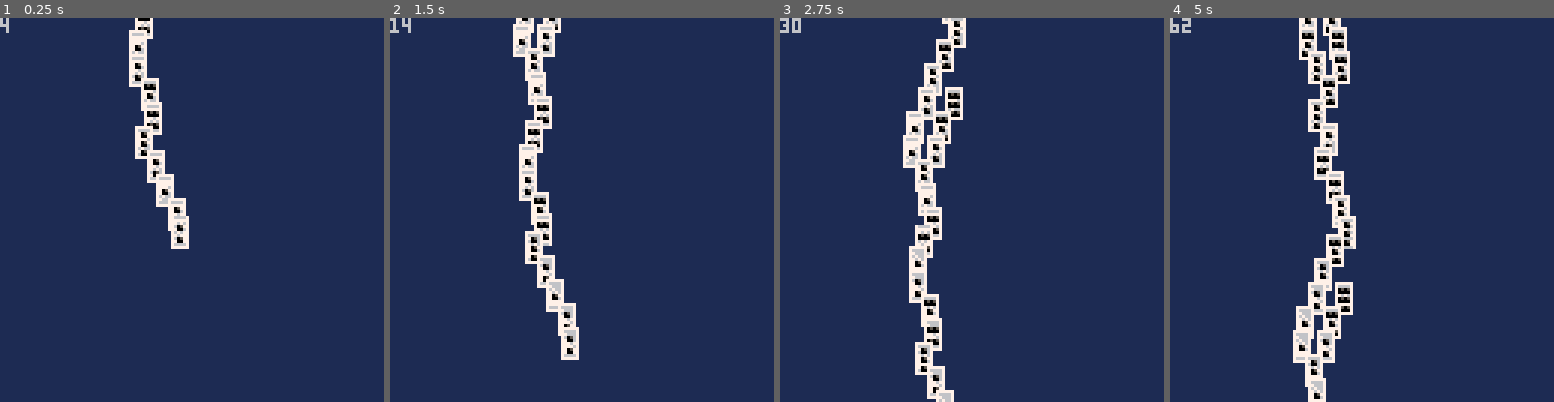
Above: before the commit, frames 1-4 (left to right).
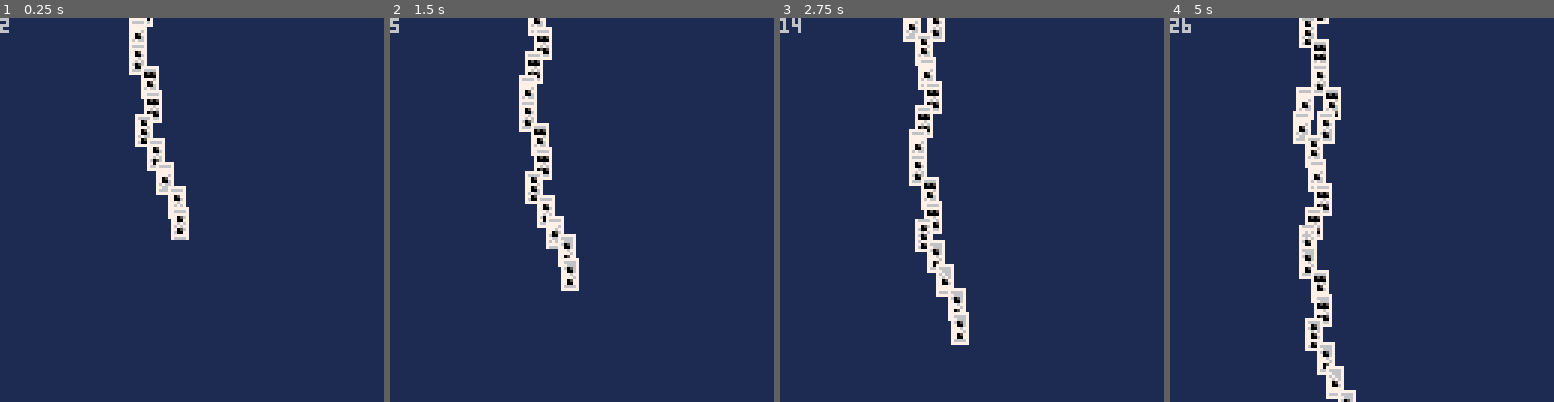
Above: after the commit, the same moments.

Repository: thomasmichaelwallace/pico-8-games
Game: PICO-8 cartridge chainr/chainr.p8
Same seed, same stepped clock (60 frames per second), same inputs: the game is played once before the commit and once after it.
Inputs:
- Up to frame 1 (0.25 s): no input
- Up to frame 2 (1.5 s): tap X (X key) at 0.33, 1.07 s; tap O (Z key) at 0.7 s
- Up to frame 3 (2.75 s): hold Right 1.6-2.1 s; tap O (Z key) at 1.7, 2.1, 2.5 s; tap X (X key) at 1.85 s; hold Right from 2.47 s (still down)
- Up to frame 4 (5 s): tap O (Z key) every 0.4 s from 2.9 to 4.9 s; tap X (X key) at 2.97, 4.08 s; release Right at 3.03 s; hold Left 3.08-3.58 s; hold Right 4.02-4.68 s

The runs differ from the first frame. In frame 1, 2.4% of the frame differs, in the area x 0-50%, y 0-61%; in frame 2, 6.5%; in frame 3, 8.4%; in frame 4, 9.6%, in the area x 0-49%, y 0-100%.

Commit message:
feat(chainr): fill missing by auto-select

Diff:
--- a/chainr/chainr.p8
+++ b/chainr/chainr.p8
@@ -3,16 +3,22 @@
 __lua__
 roots={}
 ends={}
+gaps={}
 score=0
 
 ani={
  t=0,--timer
  a=false,--animation frame
- r=4,--animation rate
+ r=8,--animation rate
  o=0,--offset
 }
 
-function add_domino(x,y,v)
+pnt={
+ x=64,
+ y=64,
+}
+
+function add_domino(x,y,g)
 	local d={
 		x=x,--screen x
 	 y=y,--map y
@@ -20,13 +26,21 @@
 	 n={},--next dominos
 	 f=false,--falling
 	 v=1+flr(rnd(6-1+1)),
+	 g=(g or false),-- true if gap
+	 k=false,--selected
 	 draw=function(self)
 	  for n in all(self.n) do
 	   n:draw()
 	  end
 	  local y=(128-8)-(self.y*8)+ani.o
-	 	spr(self.s,self.x,y,1,2)
-	 	spr(self.v+4,self.x,y-(self.s-1),1,2)
+	 	if(self.g)then
+	 	 local s=11
+	 	 if(self.k)s=12
+	 	 spr(s,self.x,y,1,2)
+	 	else
+	 	 spr(self.s,self.x,y,1,2)
+	 	 spr(self.v+4,self.x,y-(self.s-1),1,2)
+	  end
 	 end,
 	 update=function(self)
 	  if(not ani.a)return
@@ -44,10 +58,19 @@
 	  end
 	 end,
 	 fall=function(self)
+	  if(self.g)return
 	 	self.f=true
 	 	score+=self.v
+	 	if(score>1000)ani.r=4
+	 	if(score>2000)ani.r=2
+	 	--if(score>300)ani.r=2
 	 end,
 	 fwd=function(self,c)
+	  if(c==0)then
+	   d=add_domino(self.x,self.y+1,true)
+	   self.n={d}
+	   return self.n
+	  end
 	  local x=self.x
 	 	if(c<=1)then
 	 	 x+=rnd(8)-4
@@ -63,12 +86,17 @@
 	  end
 	  return self.n
 	 end,
-	 walk=function(self)
+	 walk=function(self,prop)
 	  self.y-=1
 	  --end of line
-	  if(#self.n==0 and self.y==16)then
+	  if(#self.n==0 and self.y==16 and prop)then
 	   local c=1
-	   if(rnd(10)>9)c=2
+	   local p=rnd(10)
+	   if(p>9)then
+	    c=2
+	   elseif(p<1)then
+	    c=0
+	   end
 	   --if(c==2)printh("s")
 	   local n=self:fwd(c)
 	   self.n={}
@@ -91,33 +119,49 @@
 	  end
 
 	  for n in all(self.n) do
-	   n:walk()
+	   n:walk(prop)
 	  end
 
 	  --start of line
 	  if(self.y==-1)then
+	   if(self.g)del(gaps,self)
 	 	 return self.n
 	 	end
 	 	return {self}
+	 end,
+	 fill=function(self)
+	  self.g=false
+	  self.k=false
+	  del(gaps,self)
 	 end
 	}
+	if(d.g)then
+	 add(gaps,d)
+	end
 	return d
+end
+
+function start()
+	score=0
+	gaps={}
+	ani.r=8
+ for n=1,1,1 do
+	 local n=2
+	 local r=add_domino(32*n-8,8)
+	 local d=r
+	 for y=0,8,1 do
+	  d=(d:fwd(1))[1]
+	 end
+	 r:fall()
+	 add(roots,r)
+ end
 end
 
 function _init()
  --printh("start")
  palt(0,false)
  palt(14,true)
- --for n=1,1,1 do
- local n=2
- local r=add_domino(32*n-8,8)
- local d=r
- for y=0,8,1 do
-  d=(d:fwd(1))[1]
- end
- r:fall()
- add(roots,r)
- --end
+ start()
 end
 
 function _update()
@@ -133,7 +177,7 @@
   local nr={}
   ends={} --reset
   for r in all(roots) do
-   local ws=r:walk()
+   local ws=r:walk(r.f)
    for w in all(ws) do
     add(nr,w)
    end
@@ -144,6 +188,36 @@
  for r in all(roots) do
   r:update()
  end
+
+ if(#gaps>0)then
+  local i=1
+  for gi=1,#gaps,1 do
+   if(gaps[gi].k)then
+    gaps[gi].k=false
+    i=gi
+   end
+  end
+  if(btnp(1))i+=1
+  if(btnp(0))i-=1
+  if(i<1)i=#gaps
+  if(i>#gaps)i=1
+  gaps[i].k=true
+
+  if(btnp(4)or btnp(5))then
+   gaps[i]:fill()
+  end
+ end
+
+ if(#roots==0)then
+  if(btnp(4)or btnp(5))then
+   --printh("reboot")
+   start()
+  end
+ end
+end
+
+function printc(t,y,c)
+ print(t,64-#t*2,y,c)
 end
 
 function _draw()
@@ -151,22 +225,28 @@
  for r in all(roots) do
   r:draw()
  end
- print(score)
+ if(#roots==0)then
+  printc("game over",53,13)
+  printc(tostr(score),61,9)
+  printc("press ❎ to replay",69,13)
+ else
+  print(score)
+ end
 end
 __gfx__
-00000000eeeeeeeeeeeeeeeeeeeeeeeeeeeeeeeeeeeeeeeeeeeeeeeeeeeeeeeeeeeeeeeeeeeeeeeeeeeeeeee0000000000000000000000000000000000000000
-00000000eeeeeeeeeeeeeeeeeeeeeeeee777777eeeeeeeeeeeeeeeeeeeeeeeeeeeeeeeeeeeeeeeeeeeeeeeee0000000000000000000000000000000000000000
-00700700eeeeeeeeeeeeeeeee766667ee766667eeeeeeeeeeeeeeeeeeeeeeeeeeeeeeeeeeeeeeeeeeeeeeeee0000000000000000000000000000000000000000
-00077000eeeeeeeee777777ee777777ee776667eeeeeeeeeeeeeeeeeeeeeeeeeeeeeeeeeeeeeeeeeeeeeeeee0000000000000000000000000000000000000000
-00077000e777777ee766667ee776767ee767667eeeeeeeeeeeeeeeeeeeeeeeeeeeeeeeeeeeeeeeeeeeeeeeee0000000000000000000000000000000000000000
-00700700e766667ee777777ee766677ee776767eeeeeeeeeeeeeeeeeeeeeeeeeeeeeeeeeeeeeeeeeeeeeeeee0000000000000000000000000000000000000000
-00000000e777777ee777767ee776767ee777677eeeeeeeeeeeeeeeeeeee05eeeeeeeeeeeee0505eeee0505ee0000000000000000000000000000000000000000
-00000000e777777ee777677ee767677ee777767eeeeeeeeeeee05eeeeee00eeeee0505eeee0000eeee0000ee0000000000000000000000000000000000000000
-00000000e777767ee776767ee776777ee777777eeeeeeeeeeee00eeeeeeeeeeeee0000eeeeeeeeeeeeeeeeee0000000000000000000000000000000000000000
-00000000e777677ee767677ee767777ee777777eeee05eeeeeeeeeeeeee05eeeeeeeeeeeeee05eeeee0505ee0000000000000000000000000000000000000000
-00000000e776767ee776667ee777777ee766667eeee00eeeeeeeeeeeeee00eeeeeeeeeeeeee00eeeee0000ee0000000000000000000000000000000000000000
-00000000e767667ee767677ee766667ee777777eeeeeeeeeeee05eeeeeeeeeeeee0505eeeeeeeeeeeeeeeeee0000000000000000000000000000000000000000
-00000000e776667ee777777ee777777eeeeeeeeeeeeeeeeeeee00eeeeee05eeeee0000eeee0505eeee0505ee0000000000000000000000000000000000000000
-00000000e766667ee766667eeeeeeeeeeeeeeeeeeeeeeeeeeeeeeeeeeee00eeeeeeeeeeeee0000eeee0000ee0000000000000000000000000000000000000000
-00000000e777777eeeeeeeeeeeeeeeeeeeeeeeeeeeeeeeeeeeeeeeeeeeeeeeeeeeeeeeeeeeeeeeeeeeeeeeee0000000000000000000000000000000000000000
-00000000eeeeeeeeeeeeeeeeeeeeeeeeeeeeeeeeeeeeeeeeeeeeeeeeeeeeeeeeeeeeeeeeeeeeeeeeeeeeeeee0000000000000000000000000000000000000000
+00000000eeeeeeeeeeeeeeeeeeeeeeeeeeeeeeeeeeeeeeeeeeeeeeeeeeeeeeeeeeeeeeeeeeeeeeeeeeeeeeeeeeeeeeeeeeeeeeee000000000000000000000000
+00000000eeeeeeeeeeeeeeeeeeeeeeeee777777eeeeeeeeeeeeeeeeeeeeeeeeeeeeeeeeeeeeeeeeeeeeeeeeeeeeeeeeeeeeeeeee000000000000000000000000
+00700700eeeeeeeeeeeeeeeee766667ee766667eeeeeeeeeeeeeeeeeeeeeeeeeeeeeeeeeeeeeeeeeeeeeeeeeeeeeeeeeeeeeeeee000000000000000000000000
+00077000eeeeeeeee777777ee777777ee776667eeeeeeeeeeeeeeeeeeeeeeeeeeeeeeeeeeeeeeeeeeeeeeeeeeeeeeeeeeeeeeeee000000000000000000000000
+00077000e777777ee766667ee776767ee767667eeeeeeeeeeeeeeeeeeeeeeeeeeeeeeeeeeeeeeeeeeeeeeeeeededdedee9e99e9e000000000000000000000000
+00700700e766667ee777777ee766677ee776767eeeeeeeeeeeeeeeeeeeeeeeeeeeeeeeeeeeeeeeeeeeeeeeeeedeeeedee9eeee9e000000000000000000000000
+00000000e777777ee777767ee776767ee777677eeeeeeeeeeeeeeeeeeee05eeeeeeeeeeeee0505eeee0505eeeeeeeeeeeeeeeeee000000000000000000000000
+00000000e777777ee777677ee767677ee777767eeeeeeeeeeee05eeeeee00eeeee0505eeee0000eeee0000eeedeeeedee9eeee9e000000000000000000000000
+eeeeeeeee777767ee776767ee776777ee777777eeeeeeeeeeee00eeeeeeeeeeeee0000eeeeeeeeeeeeeeeeeeedeeeedee9eeee9e000000000000000000000000
+eeeeeeeee777677ee767677ee767777ee777777eeee05eeeeeeeeeeeeee05eeeeeeeeeeeeee05eeeee0505eeeeeeeeeeeeeeeeee000000000000000000000000
+eee99eeee776767ee776667ee777777ee766667eeee00eeeeeeeeeeeeee00eeeeeeeeeeeeee00eeeee0000eeedeeeedee9eeee9e000000000000000000000000
+ee99a9eee767667ee767677ee766667ee777777eeeeeeeeeeee05eeeeeeeeeeeee0505eeeeeeeeeeeeeeeeeeedeeeedee9eeee9e000000000000000000000000
+ee9999eee776667ee777777ee777777eeeeeeeeeeeeeeeeeeee00eeeeee05eeeee0000eeee0505eeee0505eeeeeeeeeeeeeeeeee000000000000000000000000
+eee99eeee766667ee766667eeeeeeeeeeeeeeeeeeeeeeeeeeeeeeeeeeee00eeeeeeeeeeeee0000eeee0000eeedeeeedee9eeee9e000000000000000000000000
+eeeeeeeee777777eeeeeeeeeeeeeeeeeeeeeeeeeeeeeeeeeeeeeeeeeeeeeeeeeeeeeeeeeeeeeeeeeeeeeeeeeededdedee9e99e9e000000000000000000000000
+eeeeeeeeeeeeeeeeeeeeeeeeeeeeeeeeeeeeeeeeeeeeeeeeeeeeeeeeeeeeeeeeeeeeeeeeeeeeeeeeeeeeeeeeeeeeeeeeeeeeeeee000000000000000000000000
